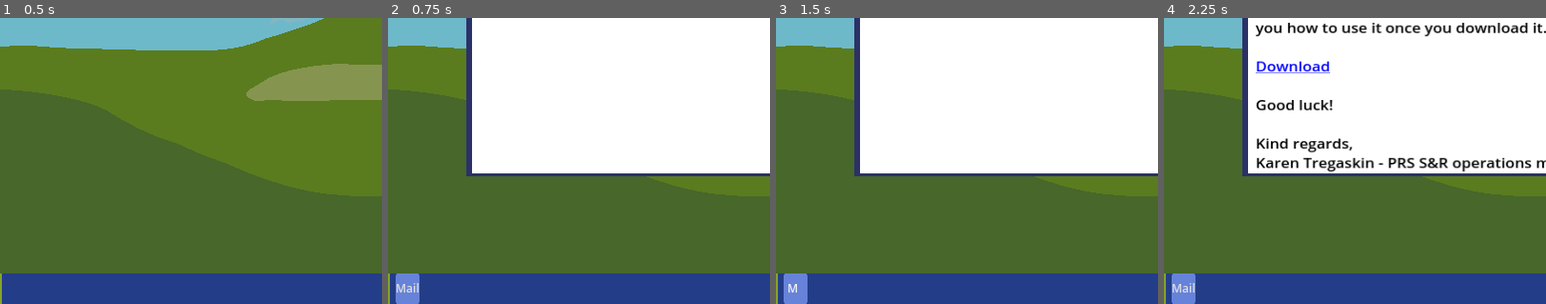
Above: before the commit, frames 1-4 (left to right).
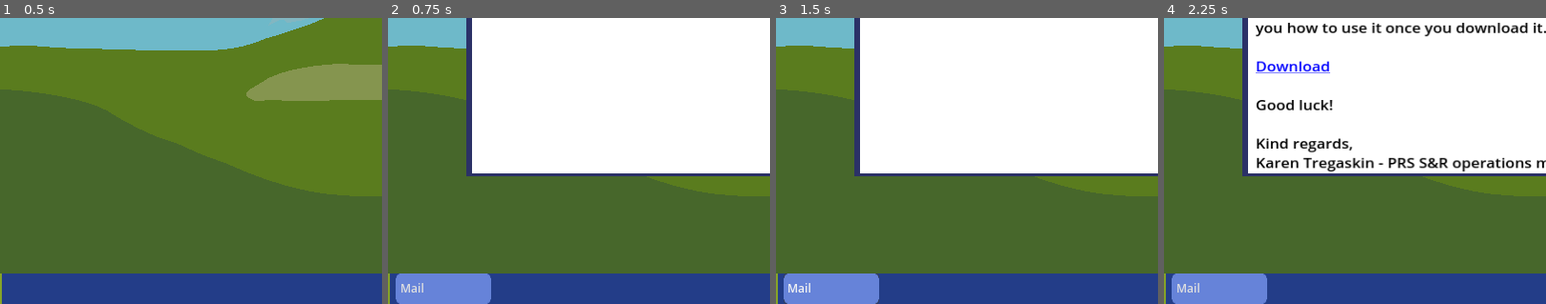
Above: after the commit, the same moments.

Repository: cc-dan/prs
Game: Godot game, scene res://scenes/desktop.tscn
Two runs of this game, one before a commit and one after it. Both use one fixed random seed, a clock stepped at 60 frames per second and the inputs below.
Inputs (mouse positions are % of the whole screen's width and height, from its top left):
- Up to frame 1 (0.5 s): no input
- Up to frame 2 (0.75 s): click (11, 14) at 0.5 s
- Up to frame 3 (1.5 s): click "Mail" at 1.25 s
- Up to frame 4 (2.25 s): click "Your first day on the job" at 2 s
The pictures show only the part of the screen within x 6-56%, y 50-100%; the shares and areas given below are measured in that part.

Frame 1 is identical in both runs. In frame 2, 2.1% of the frame differs, in the area x 2-27%, y 89-100%; in frame 3, 2.1%; in frame 4, 2.1%.

Commit message:
Mejores items de taskbar

Diff:
--- a/scenes/taskbar/taskbar_item.tscn
+++ b/scenes/taskbar/taskbar_item.tscn
@@ -1,14 +1,16 @@
 [gd_scene load_steps=5 format=3 uid="uid://bph7cjrvvo5yu"]
 
 [ext_resource type="Texture2D" uid="uid://couxt1yrgiunl" path="res://textures/escritorio/ventana-task.png" id="1_1y3t0"]
-[ext_resource type="Script" uid="uid://ugm60u0draul" path="res://scripts/taskbar_item.gd" id="1_vhj3v"]
+[ext_resource type="Script" uid="uid://ddnuj1se747dw" path="res://scripts/taskbar_item.gd" id="1_vhj3v"]
 
 [sub_resource type="Theme" id="Theme_bhwaa"]
 
 [sub_resource type="StyleBoxTexture" id="StyleBoxTexture_nsqsy"]
+content_margin_left = 5.0
 texture = ExtResource("1_1y3t0")
 
 [node name="Button" type="Button"]
+custom_minimum_size = Vector2(100, 0)
 offset_right = 35.0
 offset_bottom = 17.0
 theme = SubResource("Theme_bhwaa")
@@ -17,6 +19,7 @@
 theme_override_styles/pressed = SubResource("StyleBoxTexture_nsqsy")
 theme_override_styles/normal = SubResource("StyleBoxTexture_nsqsy")
 text = "Text"
+alignment = 0
 script = ExtResource("1_vhj3v")
 
 [connection signal="pressed" from="." to="." method="_on_pressed"]
